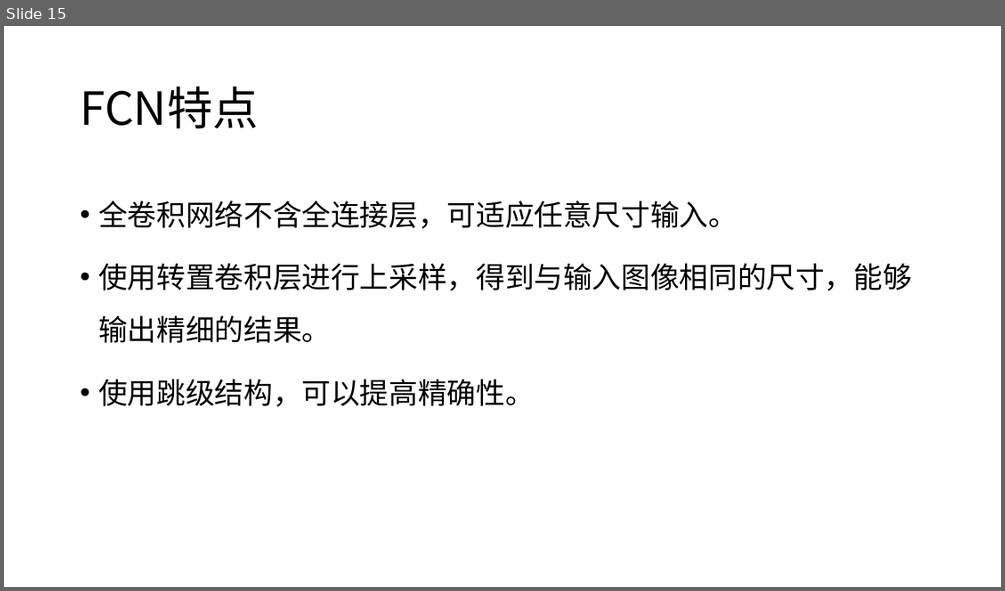
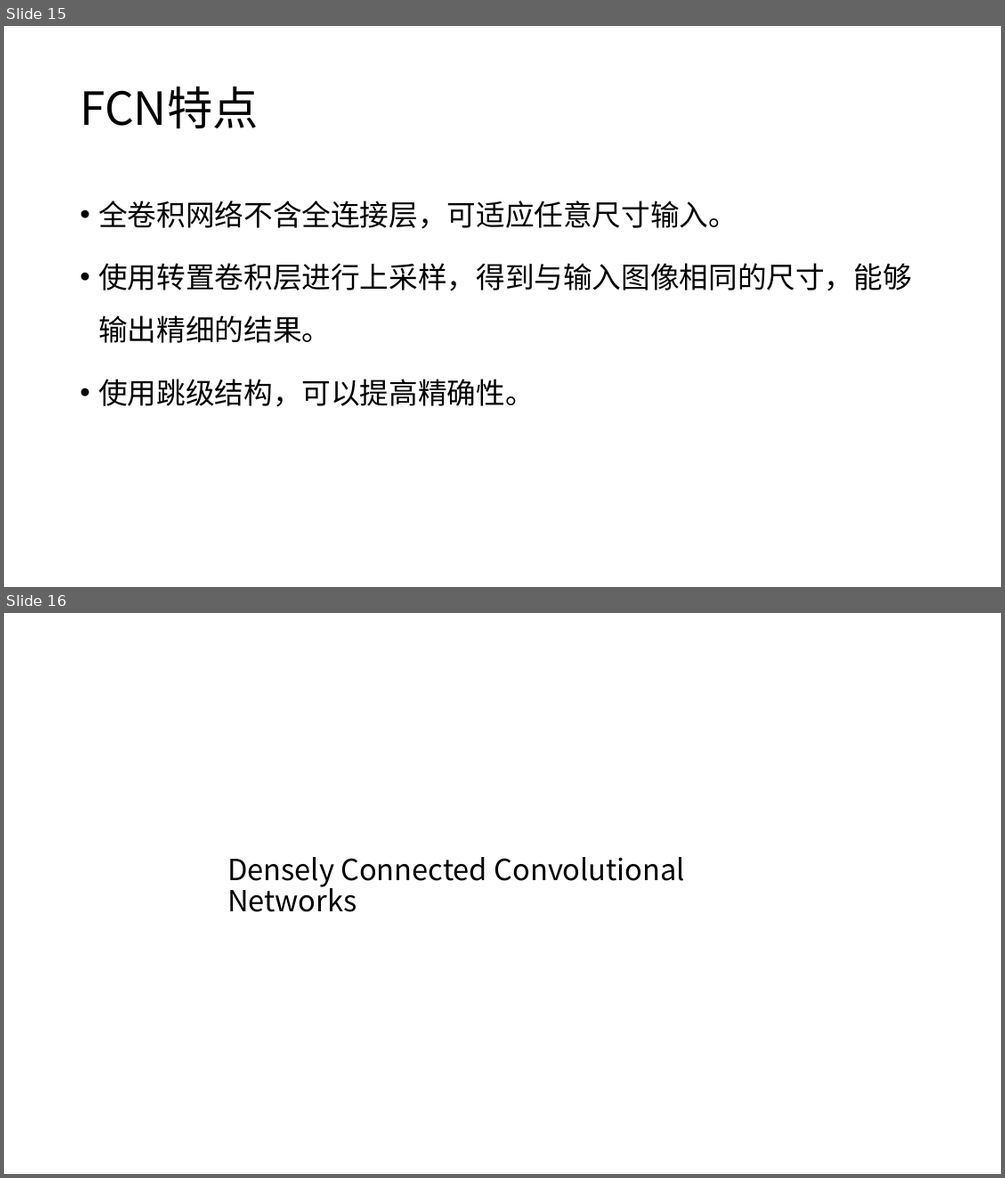
Before and after one commit to XianzhengWU/deeplearning_papernotes, a slide deck: 第二次组会_2018.10.15.pptx. Shown one above the other, each under a label of ours: slide 15 before the commit, slides 15 and 16 after it. The pictures are 1005x591 and 1005x1178 pixels, drawn with LibreOffice and Linux fonts; fonts in the diff are those of the drawing. Boxes give left, top, right and bottom in pixels: in the first picture for what was removed or moved away, otherwise in the second. Text is boxed around its words. In the diff, an @@ line names an element or a change of style, - is before the commit and + after.

```diff
--- a/第二次组会_2018.10.15.pptx
+++ b/第二次组会_2018.10.15.pptx
@@ slide 16 added at [4, 613, 1001, 1174], background #FFFFFF @@
@@ text added at [227, 857, 686, 912], 28 pt, text #000000 @@
+Densely Connected Convolutional Networks
```
Also in this commit, not shown: 10 other slides added, 2 other files.
